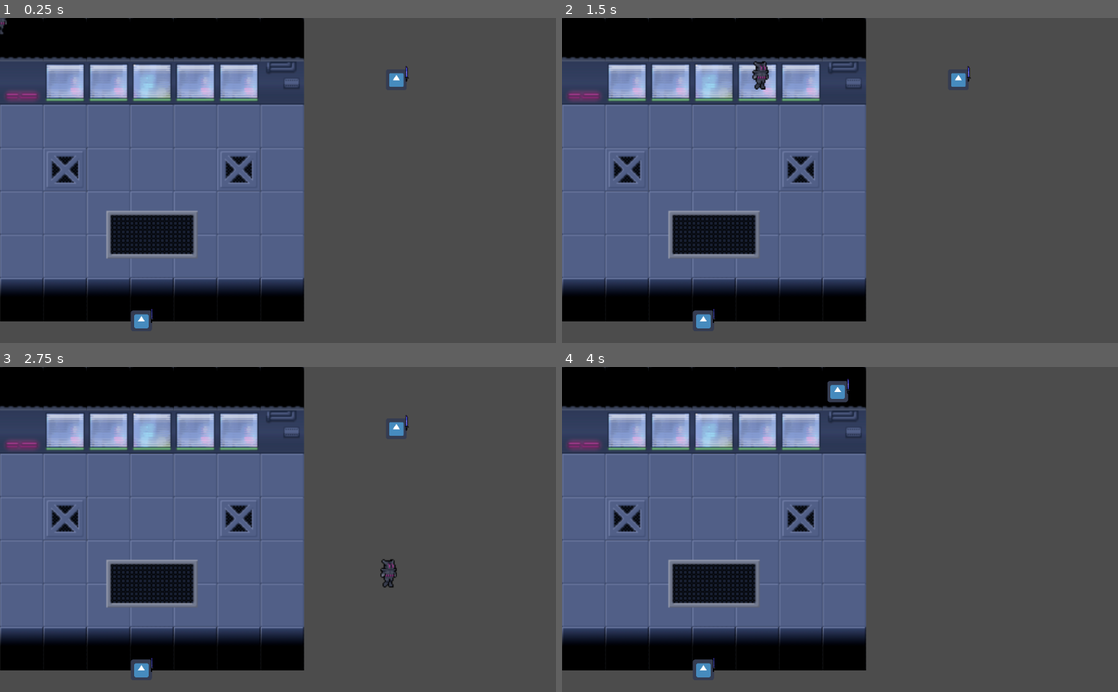
Above: before the commit, frames 1-4 (two rows, left to right).
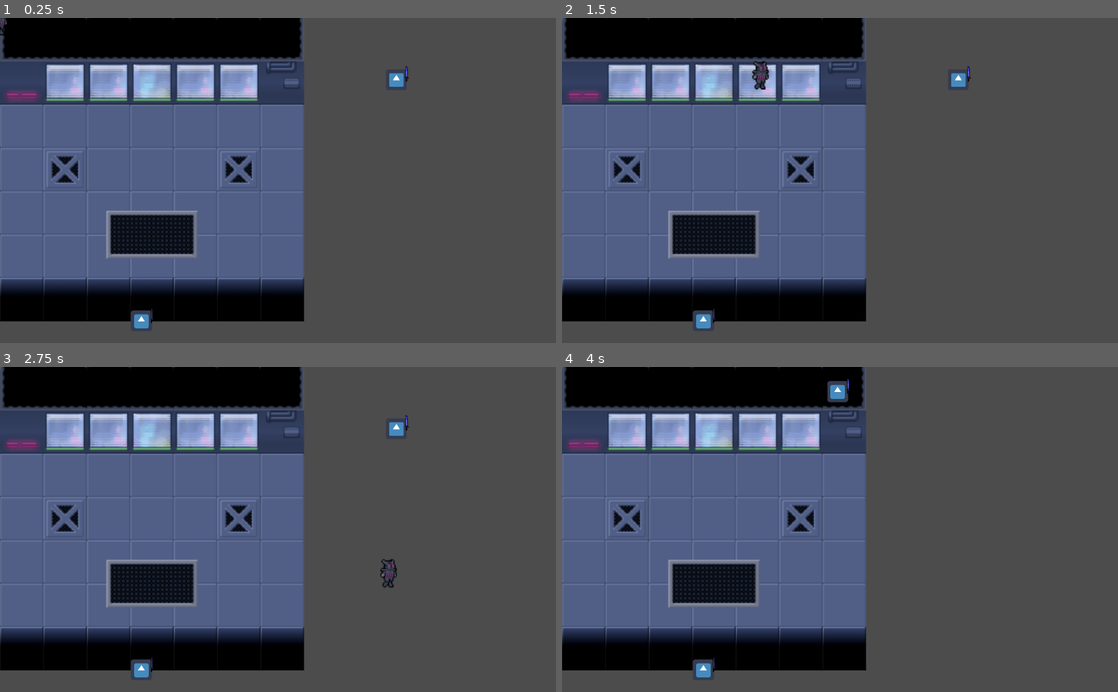
Above: after the commit, the same moments.

Repository: Shakespearian-Apes/Prototype-Build
Game: Godot game, scene res://Root.tscn
Same seed, same stepped clock (60 frames per second), same inputs: the game is played once before the commit and once after it. The engine's default icon, where the game draws it, is replaced by a stand-in: a white triangle on a blue panel in a dark square.
Inputs:
- Up to frame 1 (0.25 s): no input
- Up to frame 2 (1.5 s): tap Enter at 0.5 s; hold Right (ui_right) 0.53-1.28 s; hold Down (ui_down) from 1.28 s (still down)
- Up to frame 3 (2.75 s): release Down (ui_down) at 2.03 s; hold Right (ui_right) from 2.03 s (still down)
- Up to frame 4 (4 s): release Right (ui_right) at 2.78 s; hold Up (ui_up) 2.78-3.53 s; hold Left (ui_left) from 3.53 s (still down)

The runs differ from the first frame. In frame 1, 0.2% of the frame differs, in the area x 0-55%, y 0-13%; in frame 2, 0.2%; in frame 3, 0.2%; in frame 4, 0.2%.

Commit message:
removed enemy root since it shouldnt be needed anymore

Diff:
--- a/Enemies/Enemy_Root.gd
+++ /dev/null
@@ -1,23 +0,0 @@
-extends Node
-
-const MAX_SPEED = 500
-const ACCELERATION = 100
-const FRICTION = 100
-# var player
-
-# func _ready():
-# 	pass
-
-# func _process(delta):
-# 	player = get_node_or_null("../Player_Root").get_child(0)
-# 	if player == null:
-# 		return
-# 	for enemy in get_children():
-# 		if enemy.see_player == true:
-# 			var player_position = player.get_global_position()
-# 			var enemy_position = enemy.get_global_position()
-# 			var velocity = (player_position - enemy_position).normalized()
-# 			if enemy_position.distance_to(player_position) <= 50:
-# 				enemy.attack()
-# 			else:
-# 				enemy.move_and_slide(velocity * 200)
--- a/Enemies/Enemy_Root.tscn
+++ /dev/null
@@ -1,6 +0,0 @@
-[gd_scene load_steps=2 format=2]
-
-[ext_resource path="res://Enemies/Enemy_Root.gd" type="Script" id=1]
-
-[node name="Enemy_Root" type="Node"]
-script = ExtResource( 1 )
--- a/Enemies/Speedster/Speed_Enemy.gd
+++ b/Enemies/Speedster/Speed_Enemy.gd
@@ -3,6 +3,9 @@
 var see_player = false
 var player
 var attack_ready = true;
+const MAX_SPEED = 500
+const ACCELERATION = 100
+const FRICTION = 100
 
 func _on_Player_Detection_area_entered(area):
 	see_player = true
--- a/Enemies/StateMachine/EnemyState.gd
+++ b/Enemies/StateMachine/EnemyState.gd
@@ -3,21 +3,16 @@
 
 var player
 var enemy
+onready var root = get_node("/root/Root")
 
 
 # Called when the node enters the scene tree for the first time.
 func _ready():
 	enemy = get_parent().get_parent()
-	get_node("/root/Root").connect("setPlayer", self, "set_new_player_node")
+	root.connect("setPlayer", self, "set_player_node")
 	set_player_node()
 
 
-# Called every frame. 'delta' is the elapsed time since the previous frame.
-#func _process(delta):
-#	pass
-
-func set_new_player_node(new):
-	player = new
-
-func set_player_node():
-	player = get_node("/root/Root").player_node
+func set_player_node() -> void:
+	# gets called after root got the new player so enemies can update there player tracking
+	player = root.player_node
--- a/Levels/Test_Level.tscn
+++ b/Levels/Test_Level.tscn
@@ -1,8 +1,6 @@
-[gd_scene load_steps=8 format=2]
+[gd_scene load_steps=6 format=2]
 
-[ext_resource path="res://Player/Player_Root.tscn" type="PackedScene" id=1]
 [ext_resource path="res://Player/Start_Player.tscn" type="PackedScene" id=2]
-[ext_resource path="res://Enemies/Enemy_Root.tscn" type="PackedScene" id=3]
 [ext_resource path="res://Enemies/Speedster/Speed_Enemy.tscn" type="PackedScene" id=4]
 [ext_resource path="res://Player/Hacking_Chip/Chip.tscn" type="PackedScene" id=5]
 [ext_resource path="res://Levels/Script_Node.gd" type="Script" id=6]
@@ -13,18 +11,6 @@
 [node name="Script_Node" type="Node" parent="."]
 script = ExtResource( 6 )
 
-[node name="Player_Root" parent="." instance=ExtResource( 1 )]
-
-[node name="Start_Player" parent="Player_Root" instance=ExtResource( 2 )]
-
-[node name="Enemy_Root" parent="." instance=ExtResource( 3 )]
-
-[node name="Speed_Enemy" parent="Enemy_Root" instance=ExtResource( 4 )]
-position = Vector2( 729.973, 113.876 )
-
-[node name="Speed_Enemy2" parent="Enemy_Root" instance=ExtResource( 4 )]
-position = Vector2( 260.374, 559.238 )
-
 [node name="Chip" parent="." instance=ExtResource( 5 )]
 
 [node name="TileMap" type="TileMap" parent="."]
@@ -33,4 +19,12 @@
 cell_size = Vector2( 40, 40 )
 cell_clip_uv = true
 format = 1
-tile_data = PoolIntArray( 0, 8, 0, 1, 8, 0, 2, 8, 0, 3, 8, 0, 4, 8, 0, 5, 8, 0, 6, 8, 0, 65536, 14, 0, 65537, 16, 0, 65538,  …(588 unchanged characters)…
+tile_data = PoolIntArray( 0, 10, 0, 1, 8, 0, 2, 8, 0, 3, 8, 0, 4, 8, 0, 5, 8, 0, 6, 11, 0, 65536, 14, 0, 65537, 16, 0, 65538,  …(588 unchanged characters)…
+
+[node name="Start_Player" parent="." instance=ExtResource( 2 )]
+
+[node name="Speed_Enemy" parent="." instance=ExtResource( 4 )]
+position = Vector2( 729.973, 113.876 )
+
+[node name="Speed_Enemy2" parent="." instance=ExtResource( 4 )]
+position = Vector2( 260.374, 559.238 )
--- a/Player/Start_Player.gd
+++ b/Player/Start_Player.gd
@@ -1,7 +1,9 @@
 extends KinematicBody2D
 
 var health = 3
-
+const MAX_SPEED = 500
+const ACCELERATION = 100
+const FRICTION = 100
 
 func _on_HurtBox_area_entered(_area):
 	print(_area)
--- a/Player/StateMachine/Walk.gd
+++ b/Player/StateMachine/Walk.gd
@@ -4,7 +4,7 @@
 	var input_direction = get_input_direction()
 	if not input_direction:
 		machine._change_state('idle')
-	velocity = input_direction.normalized() * player.get_parent().MAX_SPEED
+	velocity = input_direction.normalized() * player.MAX_SPEED
 	velocity = player.move_and_slide(velocity)
 
 	##enemys are missing these animation
--- a/Root.gd
+++ b/Root.gd
@@ -4,7 +4,7 @@
 signal setPlayer
 signal playerDead
 
-var player_node
+var player_node : Node
 
 
 
@@ -13,9 +13,12 @@
 	pass # Replace with function body.
 
 
-func set_player(new):
-	player_node = new
-	emit_signal("setPlayer", player_node)
+func set_player(node : Node) -> void:
+	"""gets called from the PlayerStateMachine to let the root know who the player node is
+	"""
+	print(node)
+	player_node = node
+	emit_signal("setPlayer")
 
-func player_dead(node):
+func player_dead(node) -> void:
 	emit_signal("playerDead", node)
--- a/project.godot
+++ b/project.godot
@@ -10,6 +10,11 @@
 
 _global_script_classes=[ {
 "base": "Node",
+"class": "EnemyStateMachine",
+"language": "GDScript",
+"path": "res://Enemies/StateMachine/EnemySM.gd"
+}, {
+"base": "Node",
 "class": "PlayerState",
 "language": "GDScript",
 "path": "res://Player/StateMachine/Player_State.gd"
@@ -18,10 +23,23 @@
 "class": "PlayerStateMachine",
 "language": "GDScript",
 "path": "res://Player/StateMachine/PlayerSM.gd"
+}, {
+"base": "Node",
+"class": "State",
+"language": "GDScript",
+"path": "res://State.gd"
+}, {
+"base": "Node",
+"class": "StateMaschine",
+"language": "GDScript",
+"path": "res://State_Maschine.gd"
 } ]
 _global_script_class_icons={
+"EnemyStateMachine": "",
 "PlayerState": "",
-"PlayerStateMachine": ""
+"PlayerStateMachine": "",
+"State": "",
+"StateMaschine": ""
 }
 
 [application]
Not shown, added: Assets/Misc/empty_heart.png.import
Not shown, added: Assets/Misc/empty_respawn.png.import
Not shown, added: Assets/Misc/full_heart.png.import
Not shown, added: Assets/Misc/full_respawn.png.import
Not shown, added: Assets/Misc/titlescreen.png.import
Not shown, added: Assets/Player_Sprites/witch_boss.png.import
